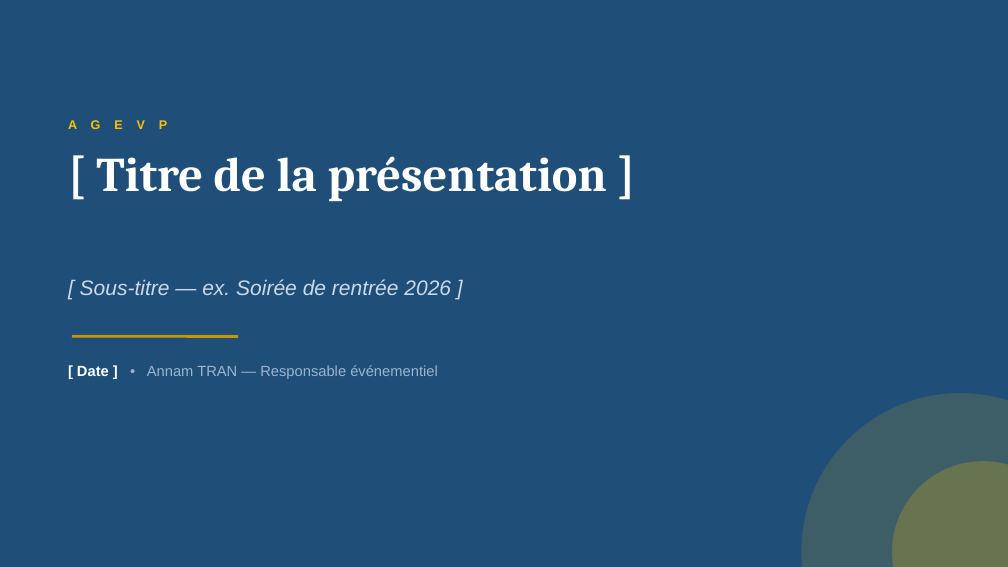
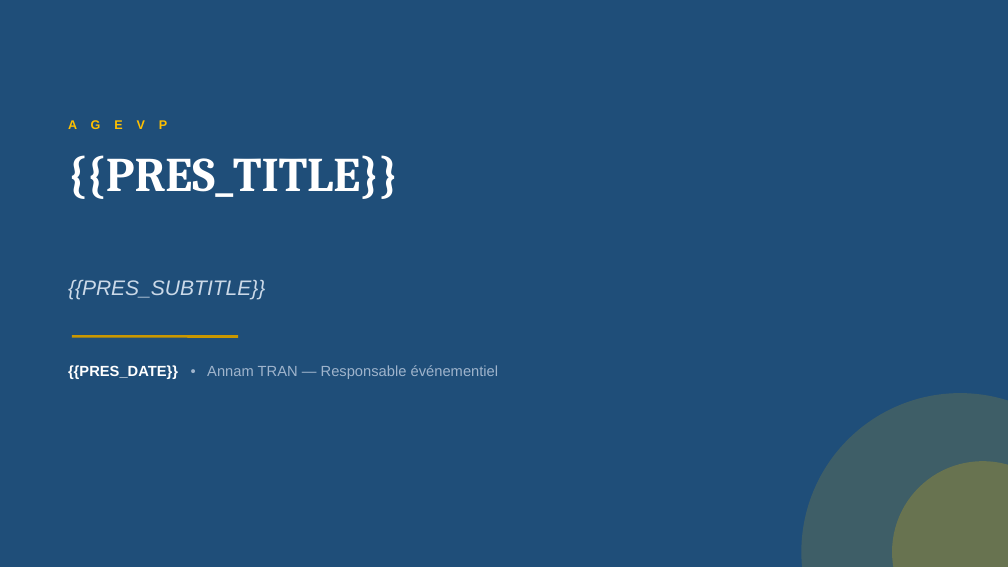
Before and after one commit to Code-Nam/multiagent-event-planner, a slide deck: slide 1 of templates/Modele_AGEVP_Presentation.pptx. Drawn at 1008x567 pixels with LibreOffice and Linux fonts; fonts in the diff are those of the drawing. Boxes give left, top, right and bottom in pixels: in the first picture for what was removed or moved away, otherwise in the second. Text is boxed around its words. In the diff, an @@ line names an element or a change of style, - is before the commit and + after.

```diff
--- a/templates/Modele_AGEVP_Presentation.pptx
+++ b/templates/Modele_AGEVP_Presentation.pptx
@@ text at (68, 155, 398, 199): text changed @@
-[ Titre de la présentation ]
+{{PRES_TITLE}}
@@ text at (68, 280, 265, 300): text changed @@
-[ Sous-titre — ex. Soirée de rentrée 2026 ]
+{{PRES_SUBTITLE}}
@@ text at (68, 365, 499, 379): text changed @@
-[ Date ] • Annam TRAN — Responsable événementiel
+{{PRES_DATE}} • Annam TRAN — Responsable événementiel
```
Also in this commit, not shown: 1 other slide changed, 13 other files.
